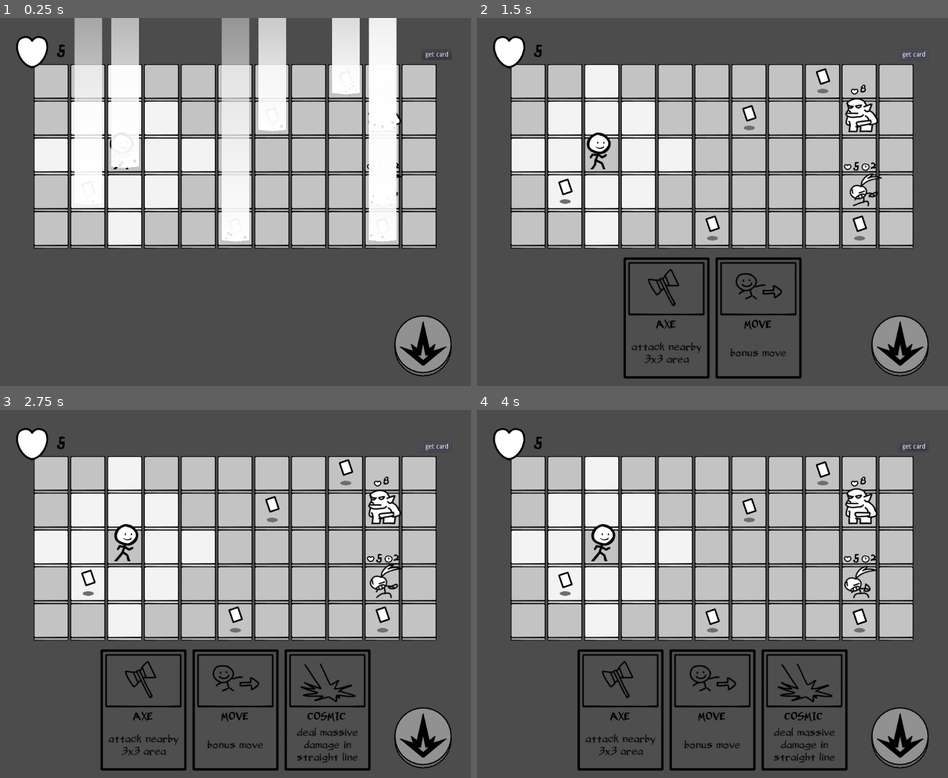
Above: before the commit, frames 1-4 (two rows, left to right).
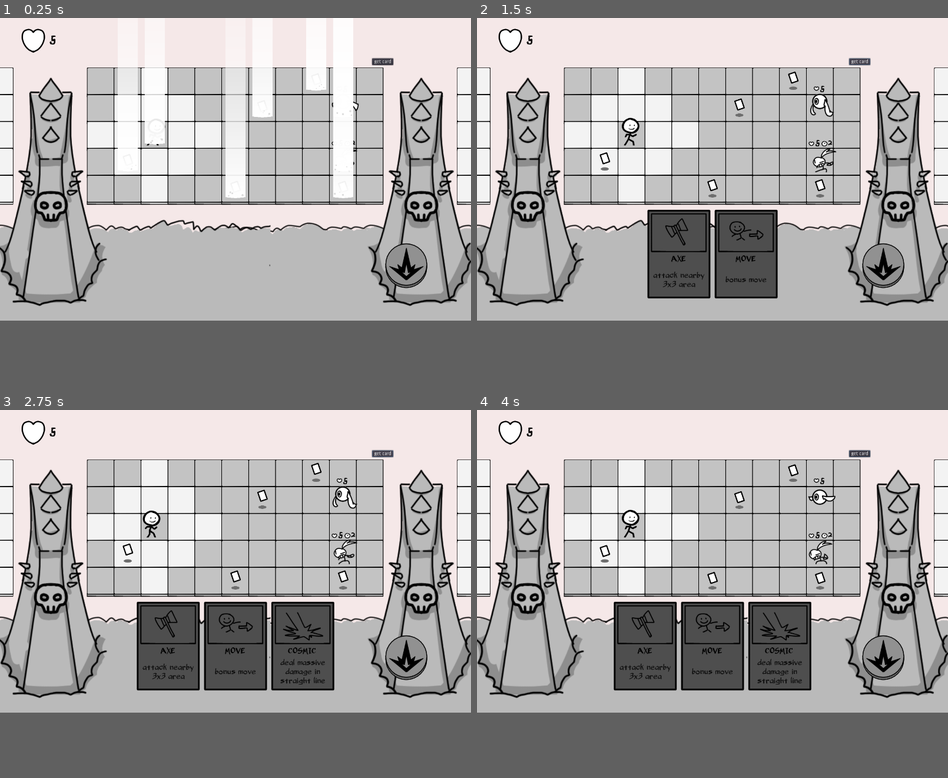
Above: after the commit, the same moments.

Repository: Frmeta/doni-adventure
Game: Godot game, scene res://scene/Level.tscn
Two runs of this game, one before a commit and one after it. Both use one fixed random seed, a clock stepped at 60 frames per second and the inputs below.
Inputs (mouse positions are in pixels of both pictures, inside the frame that each line leads up to):
- Up to frame 1 (0.25 s): no input
- Up to frame 2 (1.5 s): click "get card" at 0.5 s; click "get card" at 1.25 s
- Up to frame 3 (2.75 s): click "get card" at 2 s
- Up to frame 4 (4 s): move the mouse to (618, 708) at 2.77 s; click (618, 708) at 2.85 s; move the mouse to (712, 708) at 3.52 s; click (712, 708) at 3.6 s
In our replay, the window is 800x625 before the commit and 800x514 after it. These sizes can differ from the game's own. Grey fills any space a smaller window leaves; there, only what the larger window draws over its background counts as a difference.

The runs differ from the first frame. In frame 1, 62% of the frame differs, in the area x 0-100%, y 0-98%; in frame 2, 62%; in frame 3, 62%; in frame 4, 62%, in the area x 0-100%, y 0-99%.

Commit message:
making progress

Diff:
--- a/prefab/Beam.tscn
+++ b/prefab/Beam.tscn
@@ -1,7 +1,7 @@
 [gd_scene load_steps=8 format=2]
 
 [ext_resource path="res://sprite/circle.png" type="Texture" id=1]
-[ext_resource path="res://prefab/beam.gd" type="Script" id=2]
+[ext_resource path="res://script/beam.gd" type="Script" id=2]
 
 [sub_resource type="RectangleShape2D" id=5]
 extents = Vector2( 402.5, 18.5 )
--- /dev/null
+++ b/prefab/HeartIcon.tscn
@@ -0,0 +1,54 @@
+[gd_scene load_steps=28 format=2]
+
+[ext_resource path="res://sprite/shieldOn/heart.png" type="Texture" id=1]
+[ext_resource path="res://sprite/shieldOff/shieldOff0015.png" type="Texture" id=2]
+[ext_resource path="res://sprite/shieldOff/shieldOff0000.png" type="Texture" id=3]
+[ext_resource path="res://sprite/shieldOff/shieldOff0012.png" type="Texture" id=4]
+[ext_resource path="res://sprite/shieldOff/shieldOff0013.png" type="Texture" id=5]
+[ext_resource path="res://sprite/shieldOff/shieldOff0004.png" type="Texture" id=6]
+[ext_resource path="res://sprite/shieldOff/shieldOff0014.png" type="Texture" id=7]
+[ext_resource path="res://sprite/shieldOff/shieldOff0001.png" type="Texture" id=8]
+[ext_resource path="res://sprite/shieldOff/shieldOff0011.png" type="Texture" id=9]
+[ext_resource path="res://sprite/shieldOn/shieldOn0001.png" type="Texture" id=10]
+[ext_resource path="res://sprite/shieldOn/shieldOn0000.png" type="Texture" id=11]
+[ext_resource path="res://sprite/shieldOff/shieldOff0008.png" type="Texture" id=12]
+[ext_resource path="res://sprite/shieldOff/shieldOff0005.png" type="Texture" id=13]
+[ext_resource path="res://sprite/shieldOff/shieldOff0009.png" type="Texture" id=14]
+[ext_resource path="res://sprite/shieldOff/shieldOff0007.png" type="Texture" id=15]
+[ext_resource path="res://sprite/shieldOn/shieldOn0002.png" type="Texture" id=16]
+[ext_resource path="res://sprite/shieldOn/shieldOn0004.png" type="Texture" id=17]
+[ext_resource path="res://sprite/shieldOn/shieldOn0008.png" type="Texture" id=18]
+[ext_resource path="res://sprite/shieldOn/shieldOn0003.png" type="Texture" id=19]
+[ext_resource path="res://sprite/shieldOn/shieldOn0005.png" type="Texture" id=20]
+[ext_resource path="res://sprite/shieldOn/shieldOn0006.png" type="Texture" id=21]
+[ext_resource path="res://sprite/shieldOn/shieldOn0007.png" type="Texture" id=22]
+[ext_resource path="res://sprite/shieldOff/shieldOff0002.png" type="Texture" id=23]
+[ext_resource path="res://sprite/shieldOff/shieldOff0006.png" type="Texture" id=24]
+[ext_resource path="res://sprite/shieldOff/shieldOff0010.png" type="Texture" id=25]
+[ext_resource path="res://script/heartIcon.gd" type="Script" id=26]
+
+[sub_resource type="SpriteFrames" id=1]
+animations = [ {
+"frames": [ ExtResource( 1 ) ],
+"loop": true,
+"name": "default",
+"speed": 5.0
+}, {
+"frames": [ ExtResource( 3 ), ExtResource( 8 ), ExtResource( 23 ), ExtResource( 6 ), ExtResource( 13 ), ExtResource( 24 ), ExtResource( 15 ), ExtResource( 12 ), ExtResource( 14 ), ExtResource( 25 ), ExtResource( 9 ), ExtResource( 4 ), ExtResource( 5 ), ExtResource( 7 ), ExtResource( 2 ) ],
+"loop": false,
+"name": "shieldOff",
+"speed": 10.0
+}, {
+"frames": [ ExtResource( 1 ), ExtResource( 11 ), ExtResource( 10 ), ExtResource( 16 ), ExtResource( 19 ), ExtResource( 17 ), ExtResource( 20 ), ExtResource( 21 ), ExtResource( 22 ), ExtResource( 18 ) ],
+"loop": false,
+"name": "shieldOn",
+"speed": 10.0
+} ]
+
+[node name="HeartIcon" type="AnimatedSprite"]
+position = Vector2( -601, -287 )
+frames = SubResource( 1 )
+animation = "shieldOff"
+frame = 14
+playing = true
+script = ExtResource( 26 )
--- a/prefab/cardManager.tscn
+++ b/prefab/cardManager.tscn
@@ -1,6 +1,6 @@
 [gd_scene load_steps=14 format=2]
 
-[ext_resource path="res://scene/cardManager.gd" type="Script" id=1]
+[ext_resource path="res://script/cardManager.gd" type="Script" id=1]
 [ext_resource path="res://sprite/cards/card0000.png" type="Texture" id=2]
 [ext_resource path="res://sprite/cards/card0007.png" type="Texture" id=3]
 [ext_resource path="res://sprite/cards/card0006.png" type="Texture" id=4]
--- a/prefab/kotak.tscn
+++ b/prefab/kotak.tscn
@@ -24,13 +24,14 @@
 normalColor = Color( 0.803922, 0.803922, 0.803922, 1 )
 
 [node name="Sprite" type="Sprite" parent="."]
-scale = Vector2( 0.9, 0.9 )
+scale = Vector2( 0.98, 0.98 )
 z_index = -2
 texture = ExtResource( 1 )
 
 [node name="Spiral" type="AnimatedSprite" parent="Sprite"]
 z_as_relative = false
 frames = SubResource( 2 )
+frame = 3
 playing = true
 
 [node name="Area2D" type="Area2D" parent="."]
--- /dev/null
+++ b/prefab/kotakDecor.tscn
@@ -0,0 +1,11 @@
+[gd_scene load_steps=2 format=2]
+
+[ext_resource path="res://sprite/kotak.png" type="Texture" id=1]
+
+[node name="KotakDecor" type="Node2D" groups=["kotak"]]
+z_index = -1
+
+[node name="Sprite" type="Sprite" parent="."]
+scale = Vector2( 0.98, 0.98 )
+z_index = -2
+texture = ExtResource( 1 )
--- a/prefab/player.tscn
+++ b/prefab/player.tscn
@@ -60,8 +60,9 @@
 scale = Vector2( -1, 1 )
 frames = SubResource( 2 )
 animation = "idle"
-frame = 4
+frame = 7
 playing = true
+flip_h = true
 
 [node name="CollisionShape2D" type="CollisionShape2D" parent="."]
 position = Vector2( 0, -7 )
--- /dev/null
+++ b/prefab/playerDecor.tscn
@@ -0,0 +1,22 @@
+[gd_scene load_steps=4 format=2]
+
+[ext_resource path="res://script/playerDecor.gd" type="Script" id=1]
+[ext_resource path="res://sprite/playerIdle/playerIdle0000.png" type="Texture" id=9]
+
+[sub_resource type="CapsuleShape2D" id=1]
+radius = 20.0
+height = 35.0
+
+[node name="PlayerDecor" type="KinematicBody2D"]
+collision_layer = 8
+script = ExtResource( 1 )
+
+[node name="Sprite" type="Sprite" parent="."]
+position = Vector2( 3, -21 )
+rotation = 3.14159
+scale = Vector2( 1, -1 )
+texture = ExtResource( 9 )
+
+[node name="CollisionShape2D" type="CollisionShape2D" parent="."]
+position = Vector2( 0, -7 )
+shape = SubResource( 1 )
--- a/project.godot
+++ b/project.godot
@@ -12,7 +12,7 @@
 "base": "Node2D",
 "class": "CardManager",
 "language": "GDScript",
-"path": "res://scene/cardManager.gd"
+"path": "res://script/cardManager.gd"
 }, {
 "base": "Node2D",
 "class": "Kotak",
@@ -32,7 +32,8 @@
 
 [display]
 
-window/size/height=800
+window/size/width=1400
+window/size/height=900
 
 [gui]
 
@@ -61,4 +62,5 @@
 quality/driver/driver_name="GLES2"
 vram_compression/import_etc=true
 vram_compression/import_etc2=false
+environment/default_clear_color=Color( 0.960784, 0.909804, 0.909804, 1 )
 environment/default_environment="res://default_env.tres"
--- a/scene/Level.tscn
+++ b/scene/Level.tscn
@@ -6,9 +6,11 @@
 [ext_resource path="res://sprite/atkButton/atkPressed.png" type="Texture" id=4]
 [ext_resource path="res://sprite/atkButton/atkDisabled.png" type="Texture" id=5]
 [ext_resource path="res://font/L_font.tres" type="DynamicFont" id=6]
-[ext_resource path="res://sprite/heart.png" type="Texture" id=7]
+[ext_resource path="res://prefab/HeartIcon.tscn" type="PackedScene" id=7]
 [ext_resource path="res://prefab/playerAtkLine.tscn" type="PackedScene" id=8]
 [ext_resource path="res://prefab/cardManager.tscn" type="PackedScene" id=9]
+[ext_resource path="res://prefab/playerDecor.tscn" type="PackedScene" id=10]
+[ext_resource path="res://sprite/game/bg.png" type="Texture" id=11]
 
 [sub_resource type="RectangleShape2D" id=1]
 extents = Vector2( 577, 442 )
@@ -21,27 +23,25 @@
 current = true
 
 [node name="AttackButton" type="TextureButton" parent="."]
-margin_left = 333.0
-margin_top = 338.0
-margin_right = 483.0
-margin_bottom = 488.0
+margin_left = 433.0
+margin_top = 312.0
+margin_right = 583.0
+margin_bottom = 462.0
 texture_normal = ExtResource( 1 )
 texture_pressed = ExtResource( 4 )
 texture_hover = ExtResource( 2 )
 texture_disabled = ExtResource( 5 )
 
-[node name="HeartSprite" type="Sprite" parent="."]
-position = Vector2( -442, -230 )
-texture = ExtResource( 7 )
+[node name="HeartIcon" parent="." instance=ExtResource( 7 )]
 
 [node name="HealthText" type="Label" parent="."]
-margin_left = -391.0
-margin_top = -252.0
-margin_right = -246.0
-margin_bottom = -201.0
+margin_left = -555.0
+margin_top = -308.0
+margin_right = -410.0
+margin_bottom = -257.0
 custom_colors/font_color = Color( 0, 0, 0, 1 )
 custom_fonts/font = ExtResource( 6 )
-text = "10000"
+text = "10"
 
 [node name="PlayerAtkLine" parent="." instance=ExtResource( 8 )]
 visible = false
@@ -64,5 +64,22 @@
 margin_bottom = -210.0
 text = "get card"
 
+[node name="PlayerDecor" parent="." instance=ExtResource( 10 )]
+visible = false
+
+[node name="Sprite" type="Sprite" parent="."]
+modulate = Color( 0.729412, 0.729412, 0.729412, 1 )
+position = Vector2( 565, 194 )
+scale = Vector2( 1.6, 1.6 )
+z_index = -10
+texture = ExtResource( 11 )
+
+[node name="Sprite2" type="Sprite" parent="."]
+modulate = Color( 0.729412, 0.729412, 0.729412, 1 )
+position = Vector2( -536, 194 )
+scale = Vector2( 1.6, 1.6 )
+z_index = -10
+texture = ExtResource( 11 )
+
 [connection signal="pressed" from="AttackButton" to="." method="_on_TextureButton_pressed"]
 [connection signal="pressed" from="Button" to="CardManager" method="_on_Button_pressed"]
--- a/script/GameManager.gd
+++ b/script/GameManager.gd
@@ -3,15 +3,21 @@
 var spawnParticlePrefab := preload("res://prefab/SpawnParticle.tscn")
 
 var kotakPrefab := preload("res://prefab/kotak.tscn")
+
 var playerPrefab := preload("res://prefab/player.tscn")
 var eyeballPrefab := preload("res://prefab/eyeball.tscn")
 var goblinPrefab := preload("res://prefab/goblin.tscn")
 var archerPrefab := preload("res://prefab/archer.tscn")
 var cardItemPrefab := preload("res://prefab/cardItem.tscn")
 
+var kotakDecorPrefab := preload("res://prefab/kotakDecor.tscn")
+var playerDecorPrefab := preload("res://prefab/playerDecor.tscn")
+
+
 onready var atkButton = $AttackButton
 onready var healthText = $HealthText
 onready var playerAtkLine = $PlayerAtkLine
+onready var heartIcon = $HeartIcon
 
 var spacing = 80
 
@@ -27,6 +33,9 @@
 
 
 var is_card_usable = false
+
+
+var distance_to_next_level = 1100
 
 func _ready():
 	# Setup reference
@@ -52,6 +61,15 @@
 		kotak.connect("clicked", self, "kotak_clicked")
 
 
+	# Setup kotak decor for next level
+	for i in range(5):
+		for j in range(11):
+			var instance = instantiate(kotakDecorPrefab)
+			instance.position = Vector2(j-5, i-2) * spacing + Vector2.RIGHT * distance_to_next_level
+			instance = instantiate(kotakDecorPrefab)
+			instance.position = Vector2(j-5, i-2) * spacing + Vector2.LEFT * distance_to_next_level
+
+
 	# Spawn player
 	player = spawn_entity(playerPrefab, Vector2(2, 2))
 	player.connect("get_card", $CardManager, "get_card")
@@ -62,7 +80,7 @@
 
 
 	# Spawn enemy
-	var eyeball = spawn_entity(goblinPrefab, Vector2(1, 9))
+	var eyeball = spawn_entity(eyeballPrefab, Vector2(1, 9))
 	enemies.append(eyeball)
 
 	eyeball = spawn_entity(archerPrefab, Vector2(3, 9))
@@ -98,15 +116,16 @@
 		player.set_pos(clickPos)
 		board[clickPos.x][clickPos.y] = player
 		yield(player, "onTarget")
-
+		yield(get_tree().create_timer(0.1), "timeout")
 
 		# Player pick card
-		atkButton.disabled = false
-		is_card_usable = true
-		get_tree().call_group("kotak", "set_type", Kotak.HighlightType.DISABLED)
-		yield(self, "attack_clicked_signal")
-		atkButton.disabled = true
-		is_card_usable = false
+		if $CardManager.cards.size() > 0:
+			atkButton.disabled = false
+			is_card_usable = true
+			get_tree().call_group("kotak", "set_type", Kotak.HighlightType.DISABLED)
+			yield(self, "attack_clicked_signal")
+			atkButton.disabled = true
+			is_card_usable = false
 
 		# Player attack line
 		playerAtkLine.visible = true
@@ -145,16 +164,30 @@
 	print("Player lose")
 
 func entity_died(obj):
-	if obj == player:
-		pass
-	else:
-		var idx = enemies.find(obj)
-		enemies.remove(idx)
-
+	# remove at board
 	for i in range(5):
 		for j in range(11):
 			if board[i][j] == obj:
 				board[i][j] = null
+
+
+	if obj == player:
+		# player death
+		pass
+	else:
+		# enemy death
+		var idx = enemies.find(obj)
+		enemies.remove(idx)
+		print("sisa enemy: " + str(enemies.size()))
+		# next level
+		if enemies.size() == 0:
+			print("next level")
+			var pd = playerDecorPrefab.instance()
+			add_child(pd)
+			pd.position = player.position
+			pass
+
+
 
 func spawn_entity(prefab, pos):
 
@@ -191,8 +224,16 @@
 
 func filter(list_of_pos, isPlayer):
 	var ans = []
+	list_of_pos = filter_inside_board(list_of_pos)
 	for o in list_of_pos:
 		if o.x >= 0 and o.y >= 0 and o.x <= 4 and o.y <= 10:
 			if not is_instance_valid(board[o.x][o.y]) or (isPlayer and board[o.x][o.y].is_in_group("cardItem")):
 				ans.append(o)
 	return ans
+
+func filter_inside_board(list_of_pos):
+	var ans = []
+	for o in list_of_pos:
+		if o.x >= 0 and o.y >= 0 and o.x <= 4 and o.y <= 10:
+			ans.append(o)
+	return ans
--- a/scene/cardManager.gd
+++ b/script/cardManager.gd
@@ -53,6 +53,8 @@
 
 func use_card(card):
 	var player = gm.player
+	cards.erase(card)
+
 	match card.cardType:
 		CardType.AXE:
 			print("axe")
@@ -113,7 +115,9 @@
 			gm.atkButton.disabled = false
 
 			# OPTIONAL: Player attack animation
-			gm.board[clickPos.x][clickPos.y].stun()
+			var korban = gm.board[clickPos.x][clickPos.y]
+			if is_instance_valid(korban):
+				korban.stun()
 
 
 		CardType.MOVE:
@@ -123,16 +127,34 @@
 			gm.player.get_shield()
 
 		CardType.SHUFFLE:
-			var count = 0
-			for c in cards:
-				if c != card:
-					cards.erase(c)
-					count += 1
-
-			for i in range(count):
+			var c = cards.size()
+			cards = []
+			for i in range(c):
 				get_card()
 
 		CardType.METEOR:
+
+			#  Wait for click on kotak
+			gm.atkButton.disabled = true
+			gm.clickablePos = get_every_pos()
+			var clickPos = yield(gm, "kotak_clicked_signal")
+
+
+			gm.clickablePos = []
+			gm.atkButton.disabled = false
+
+			# OPTIONAL: Player attack animation
+
+			var poss = []
+			for i in range(-1, 2):
+				for j in range(-1, 2):
+					poss.append(clickPos + Vector2(i, j))
+
+			poss = gm.filter_inside_board(poss)
+			var obj = gm.board[clickPos.x][clickPos.y]
+			if is_instance_valid(obj) and obj != gm.player:
+				gm.board[clickPos.x][clickPos.y].damage(2)
+
 			pass
 
 		CardType.TELEPORT:
@@ -143,14 +165,16 @@
 				enemy.damage(1)
 
 
-	cards.erase(card)
+	yield(get_tree().create_timer(0.5), "timeout")
 
+	if cards.size() == 0:
+		gm.emit_signal("attack_clicked_signal")
 
 
 func _on_Button_pressed():
 	get_card()
 
-func get_every_movement():
+func get_every_pos():
 	var ans = []
 	for i in range(5):
 		for j in range(11):
--- a/script/enemy.gd
+++ b/script/enemy.gd
@@ -4,6 +4,13 @@
 export var move_step := 2 # enemy only
 
 var isStun = false
+
+func _physics_process(delta):
+	if pos.y > gm.player.pos.y:
+		$AnimatedSprite.flip_h = false
+	elif pos.y < gm.player.pos.y:
+		$AnimatedSprite.flip_h = true
+
 
 func _ready():
 	healthText = get_node("HealthText")
--- a/script/entity.gd
+++ b/script/entity.gd
@@ -27,18 +27,7 @@
 	if position == target:
 		emit_signal("onTarget")
 
-		if is_instance_valid(gm.player):
-			if gm.player == self:
-				if gm.enemies.size() > 0 and pos.y > gm.enemies[0].pos.y:
-					$AnimatedSprite.flip_h = false
-				else:
-					$AnimatedSprite.flip_h = true
 
-
-			elif pos.y > gm.player.pos.y:
-				$AnimatedSprite.flip_h = false
-			elif pos.y < gm.player.pos.y:
-				$AnimatedSprite.flip_h = true
 
 func set_pos(p):
 	pos = p
--- /dev/null
+++ b/script/heartIcon.gd
@@ -0,0 +1,5 @@
+extends AnimatedSprite
+
+
+func _ready():
+	pass
--- a/script/kotak.gd
+++ b/script/kotak.gd
@@ -1,6 +1,7 @@
 extends Node2D
 
 class_name Kotak
+
 enum HighlightType {PLAYER_MOVE, AXE, DISABLED}
 
 export var normalColor = Color.white
--- a/script/player.gd
+++ b/script/player.gd
@@ -5,6 +5,7 @@
 
 var beam: PackedScene = preload("res://prefab/Beam.tscn")
 var isShield = false
+
 
 
 func get_movement():
@@ -30,8 +31,8 @@
 
 	return output
 
+
 func attack_enemy(angle):
-
 	# attack animation
 	$AnimatedSprite.play("atk")
 	yield($AnimatedSprite, 'animation_finished')
@@ -79,14 +80,23 @@
 	yield(get_tree().create_timer(1.0), "timeout")
 
 func damage(amount):
+	yield(VisualServer, 'frame_pre_draw')
 	if isShield:
 		off_shield()
 	else:
 		.damage(amount)
 
 func get_shield():
+	gm.heartIcon.play("shieldOn")
 	isShield = true
 
+
 func off_shield():
+	gm.heartIcon.play("shieldOff")
 	isShield = false
-	# TODO: animation
+
+func _update_flip(angle):
+	if angle < PI/2 and angle > -PI/2:
+		$AnimatedSprite.flip_h = true
+	else:
+		$AnimatedSprite.flip_h = false
--- /dev/null
+++ b/script/playerDecor.gd
@@ -0,0 +1,10 @@
+extends KinematicBody2D
+
+
+func _ready():
+	# play animation player winning/horraying
+	var targetPosition = Vector2(-3, 0) * 80 + Vector2.RIGHT * 1000
+
+	var tween = get_tree().create_tween()
+	tween.tween_property(self, "position", targetPosition, 2)
+	tween.tween_callback(self, "queue_free")
Not shown: 1 places in scene/Level.tscn that only renumber resources
Renamed: prefab/beam.gd -> script/beam.gd
Binary file added: sprite/game/bg.png
Not shown, added: sprite/game/bg.png.import
Binary file added: sprite/meteor.png
Not shown, added: sprite/meteor.png.import
Binary file added: sprite/playerAxe/axe0000.png
Not shown, added: sprite/playerAxe/axe0000.png.import
Binary file added: sprite/playerAxe/axe0001.png
Not shown, added: sprite/playerAxe/axe0001.png.import
Binary file added: sprite/playerAxe/axe0002.png
Not shown, added: sprite/playerAxe/axe0002.png.import
(and 137 more such lines)
